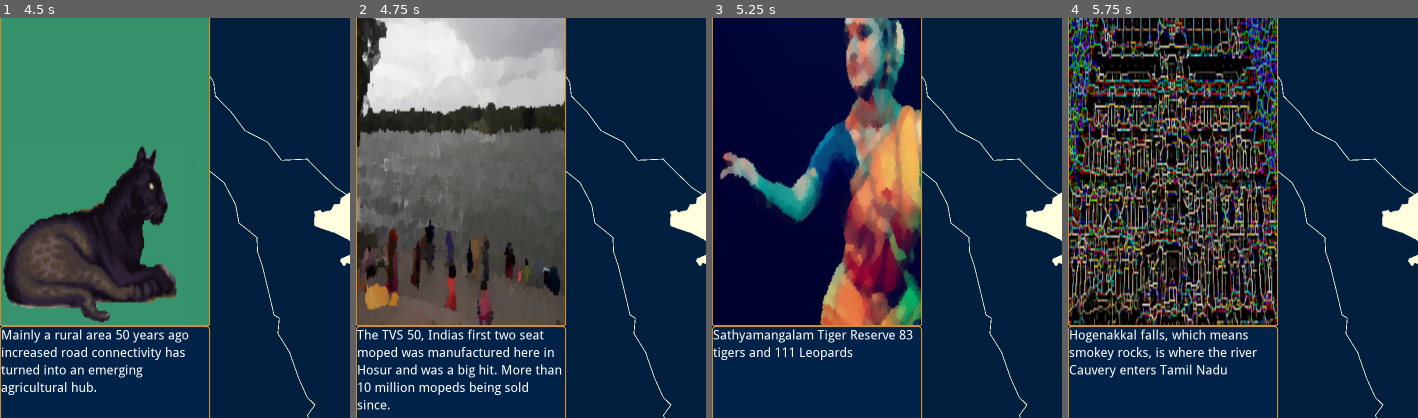
Above: before the commit, frames 1-4 (left to right).
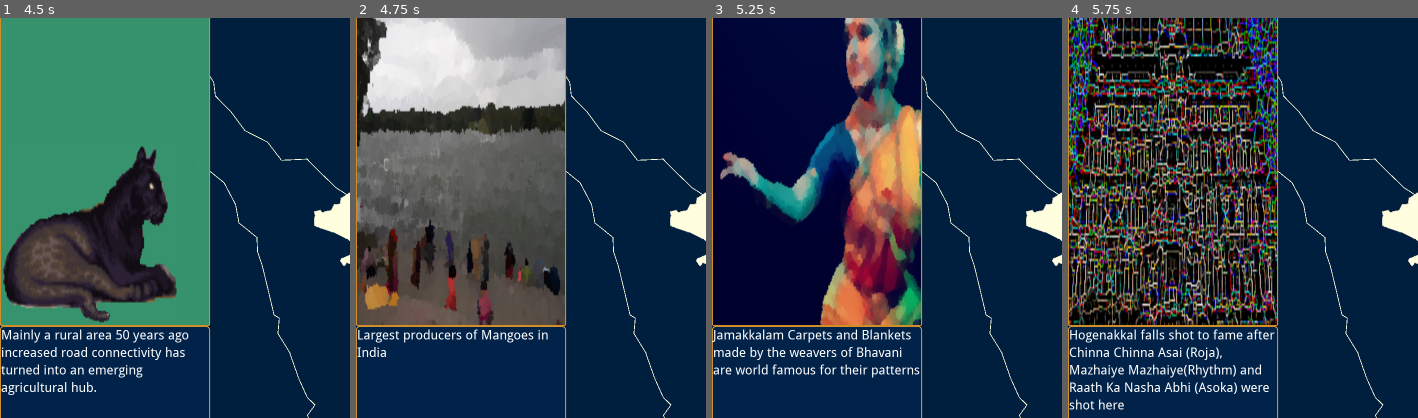
Above: after the commit, the same moments.

Repository: sharun-s/godot-tn
Game: Godot game, scene res://Node2D.tscn
The game is run twice, just before and just after one commit, with the same random seed, the same clock (stepped at 60 frames per second) and the same inputs.
Inputs (mouse positions are % of the whole screen's width and height, from its top left):
- Up to frame 1 (4.5 s): click "Labels" at 0.5 s; tap Enter at 1.25 s; drag from (97, 39) to (52, 11) at 1.27 s; drag from (53, 39) to (97, 39) at 2.02 s; move the mouse to (96, 30) at 2.77 s; hold Right (ui_right) 2.78-3.5 s; tap Backspace at 2.85 s; click (96, 30) at 2.92 s; drag from (73, 20) to (53, 39) at 3.52 s; drag from (65, 49) to (96, 30) at 4.27 s
- Up to frame 2 (4.75 s): no input
- Up to frame 3 (5.25 s): drag from (57, 29) to (96, 30) at 5.02 s
- Up to frame 4 (5.75 s): no input
The pictures show only the part of the screen within x 0-50%, y 12-62%; the shares and areas given below are measured in that part.

Frame 1 is identical in both runs. In frame 2, 2.7% of the frame differs, in the area x 0-59%, y 77-98%; in frame 3, 2.3%; in frame 4, 2.9%, in the area x 0-60%, y 77-98%.

Commit message:
better way of cycling facts so they dont repeat added win icon

Diff:
--- a/InfoCenter.gd
+++ b/InfoCenter.gd
@@ -370,7 +370,7 @@
 				facts=filterfacts[ftype]
 				generic_quest=false
 		else:
-			# non milti quest ie intiated from Quest button rather than levelup
+			# non multi quest ie intiated from Quest button rather than levelup
 			while targets.size() != NumberOfTargets:
 				var idx=rng.randi_range(0, facts.size()-1)
 				if (facts.keys()[idx] in targets) == false:
@@ -407,7 +407,8 @@
 
 func show_fact(district, prefix=''):
 	if district in facts and facts[district].size() > 0:
-		var idx=rng.randi_range(0, facts[district].size()-1)
+		#var idx=rng.randi_range(0, facts[district].size()-1)
+		var idx=cycleclues(district)
 		$VBoxContainer2/FactBox.text=prefix+strip_metadata(facts[district][idx])
 	else:
 		#district or fact is missing from the db
@@ -447,8 +448,10 @@
 func cycleclues(f):
 	if f in cluecache:
 		cluecache[f]+=1
-		return cluecache[f] % facts[targets[0]].size()
+		return cluecache[f] % facts[f].size()
 	else:
+		randomize()
+		facts[f].shuffle()
 		cluecache[f]=0
 		return 0
 
--- a/project.godot
+++ b/project.godot
@@ -26,6 +26,7 @@
 boot_splash/fullsize=false
 boot_splash/bg_color=Color( 0, 0.121569, 0.247059, 1 )
 config/icon="res://tn-icon-centered.png"
+config/windows_native_icon="res://icon.ico"
 
 [debug]
 
Binary file added: icon.ico
